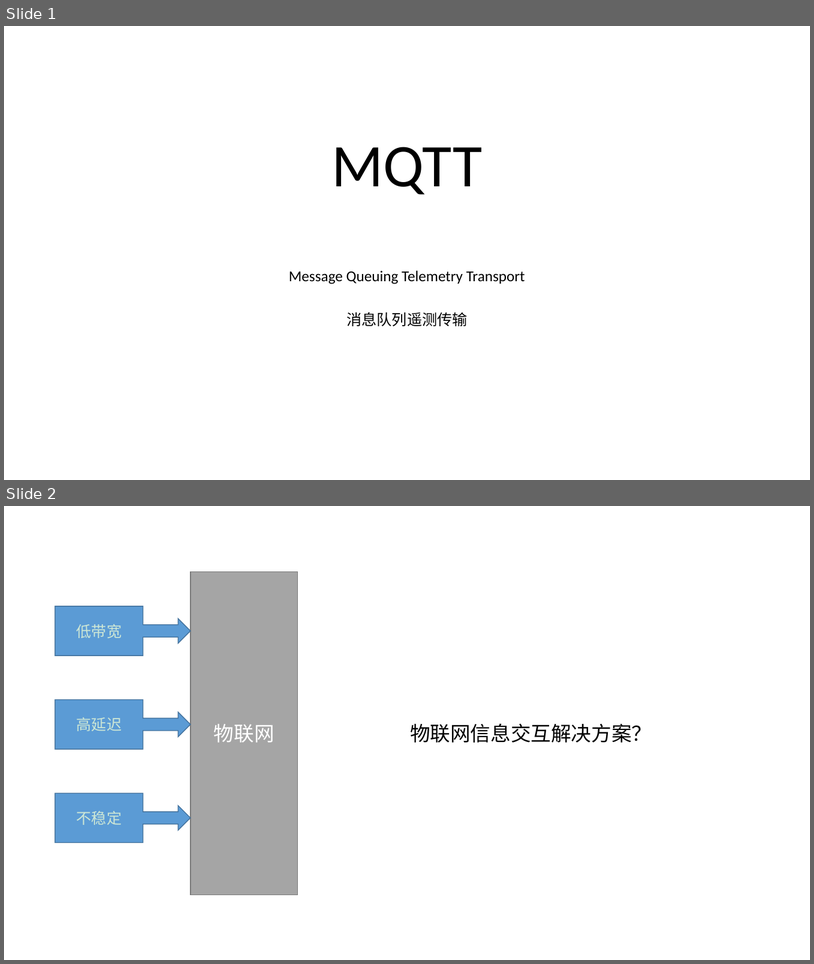
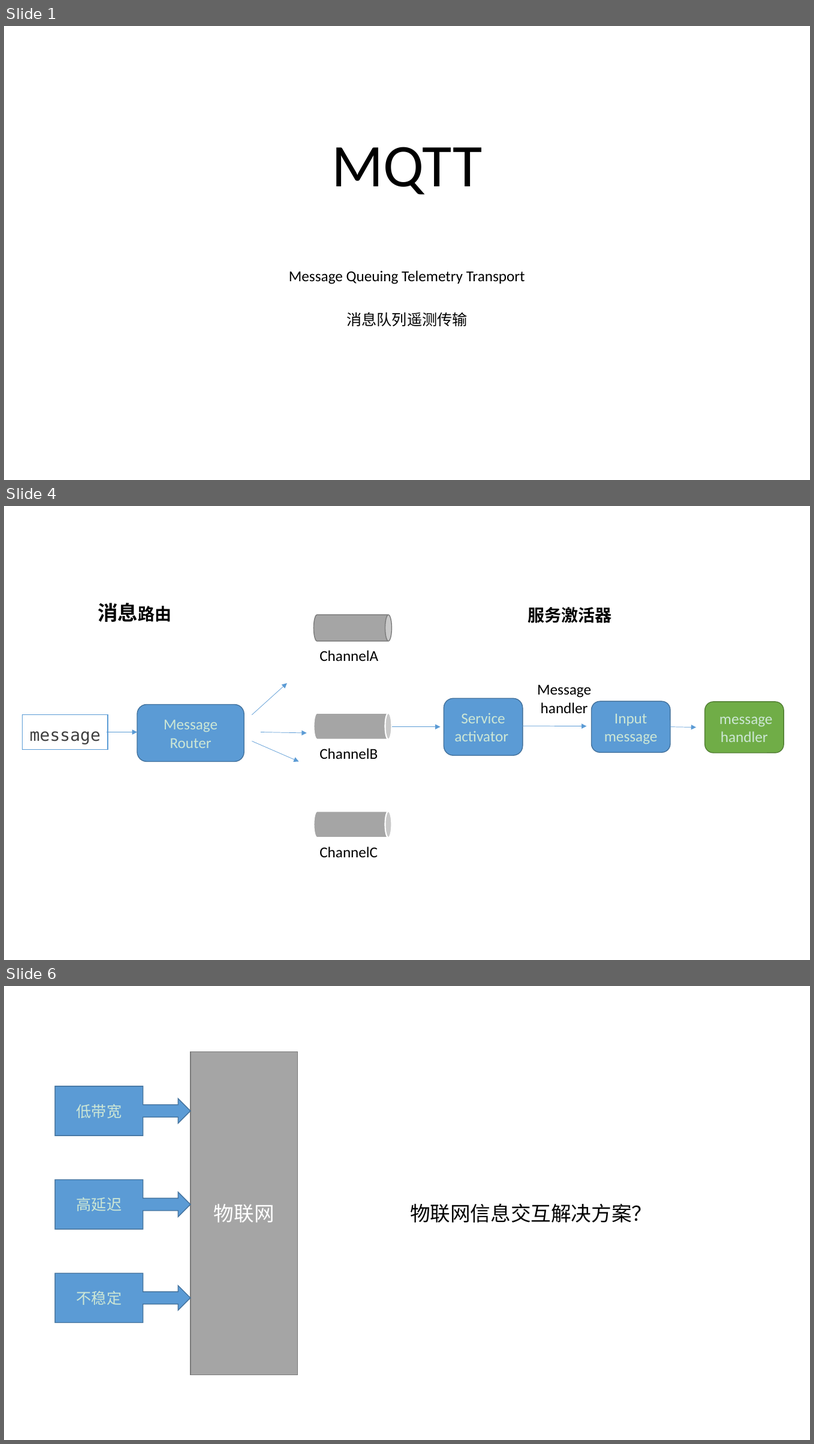
Before and after one commit to fanhuajun/notes, a slide deck: linux/MQTT.pptx. Shown one above the other, each under a label of ours: slides 1 and 2 before the commit, slides 1, 4 and 6 after it; the slides between them are not shown. The pictures are 814x964 and 814x1444 pixels, drawn with LibreOffice and Linux fonts; fonts in the diff are those of the drawing. Boxes give left, top, right and bottom in pixels: in the first picture for what was removed or moved away, otherwise in the second. Text is boxed around its words. In the diff, an @@ line names an element or a change of style, - is before the commit and + after.

```diff
--- a/linux/MQTT.pptx
+++ b/linux/MQTT.pptx
@@ slide 4 added at bbox=[4, 506, 810, 960], background #CDE7D5 @@
@@ text added at bbox=[98, 603, 171, 622], 24 pt, text #000000, bold @@
+消息路由
@@ text added at bbox=[528, 607, 612, 623], 20 pt, text #000000, bold @@
+服务激活器
@@ cylinder added at bbox=[314, 615, 392, 641], fill #A5A5A5, outline #7A7A7A 1 pt @@
@@ text added at bbox=[320, 650, 378, 661], 18 pt, text #000000 @@
+ChannelA
@@ arrow added from (252, 715) to (287, 683), #5B9BD5 0.5 pt @@
@@ text added at bbox=[537, 684, 591, 713], 18 pt, text #000000 @@
+Message handler
@@ rounded rectangle added at bbox=[444, 699, 523, 755], fill #5B9BD5, outline #43739E 1 pt, 18 pt, text #CDE7D5 @@
+Service activator
@@ rounded rectangle added at bbox=[592, 702, 671, 752], fill #5B9BD5, outline #43739E 1 pt, 18 pt, text #CDE7D5 @@
+Input message
@@ rounded rectangle added at bbox=[705, 702, 784, 752], fill #70AD47, outline #538035 1 pt, 18 pt, text #CDE7D5 @@
+message handler
@@ rectangle added at bbox=[22, 715, 107, 749], fill #CDE7D5, outline #5B9BD5 1 pt, 20 pt, text #3F3F3F @@
+message
@@ rounded rectangle added at bbox=[137, 705, 244, 761], fill #5B9BD5, outline #43739E 1 pt, 18 pt, text #CDE7D5 @@
+Message Router
@@ cylinder added at bbox=[314, 713, 392, 739], fill #A5A5A5, outline #CDE7D5 1.5 pt @@
@@ arrow added from (107, 732) to (137, 732), #5B9BD5 0.5 pt @@
@@ arrow added from (261, 732) to (307, 733), #5B9BD5 0.5 pt @@
@@ arrow added from (392, 727) to (441, 727), #5B9BD5 0.5 pt @@
@@ arrow added from (522, 726) to (587, 726), #5B9BD5 0.5 pt @@
@@ arrow added from (671, 727) to (696, 727), #5B9BD5 0.5 pt @@
@@ arrow added from (252, 741) to (299, 761), #5B9BD5 0.5 pt @@
@@ text added at bbox=[320, 748, 378, 759], 18 pt, text #000000 @@
+ChannelB
@@ cylinder added at bbox=[314, 811, 392, 838], fill #A5A5A5, outline #CDE7D5 1.5 pt @@
@@ text added at bbox=[320, 846, 378, 857], 18 pt, text #000000 @@
+ChannelC
@@ what was slide 2 is now slide 6 @@
```
Also in this commit, not shown: 2 slides changed, 4 other slides added, 4 slides removed, 4 other files.
